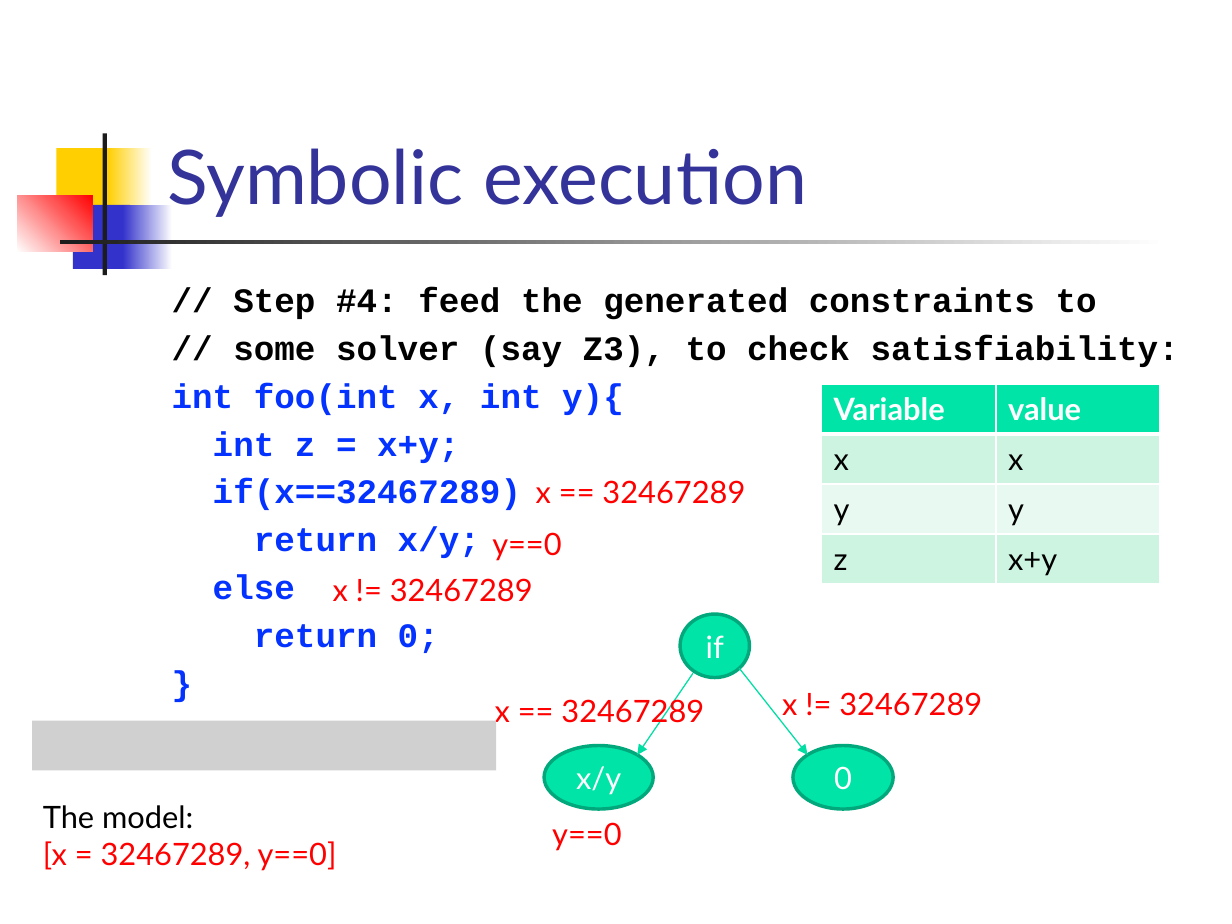
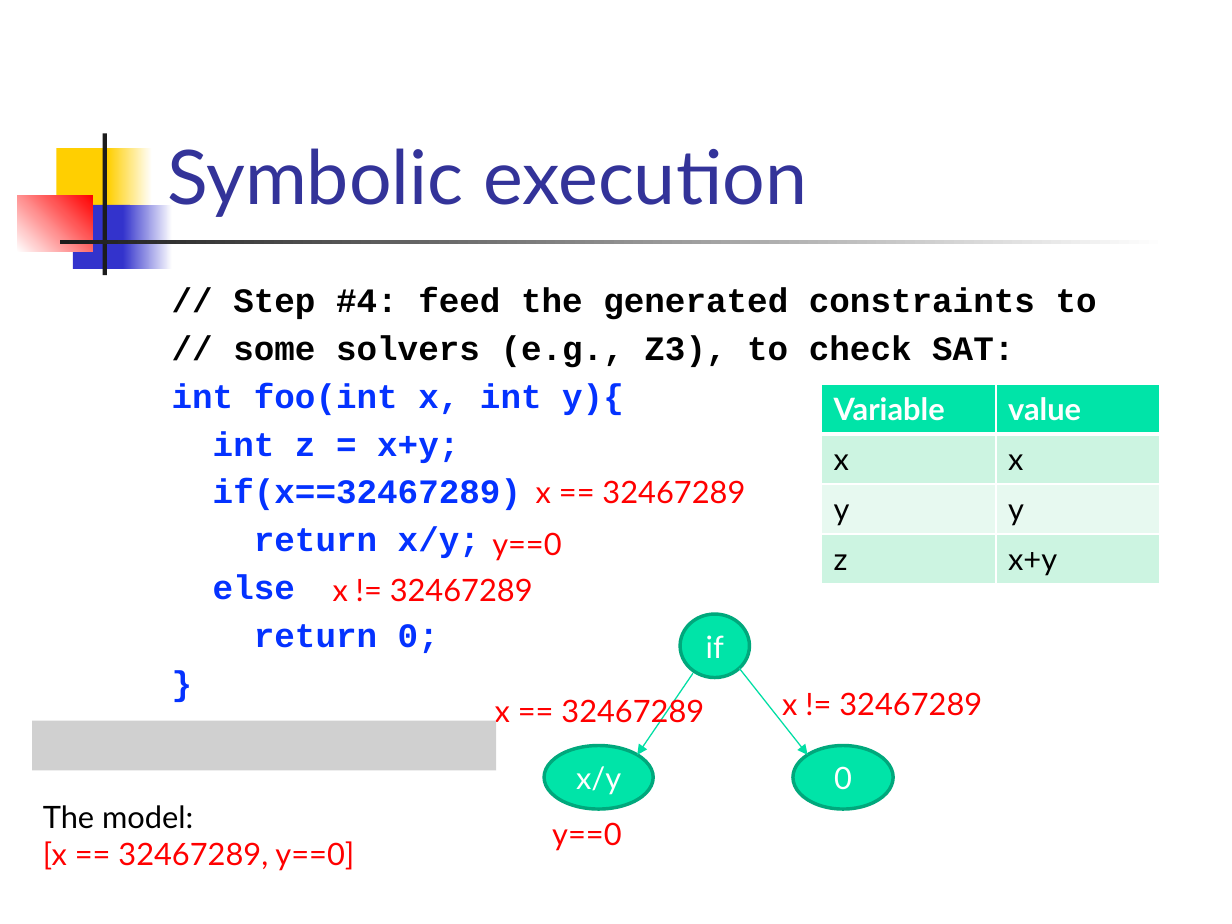
Before and after one commit to csslab-ustc/csslab-ustc.github.io, a slide deck: slide 14 of courses/theory/slides/lec17-symexec.pptx. Drawn at 1232x924 pixels with LibreOffice and Linux fonts; fonts in the diff are those of the drawing; grey boxes stand for pictures. Boxes give left, top, right and bottom in pixels: in the first picture for what was removed or moved away, otherwise in the second. Text is boxed around its words. In the diff, an @@ line names an element or a change of style, - is before the commit and + after.

```diff
--- a/courses/theory/slides/lec17-symexec.pptx
+++ b/courses/theory/slides/lec17-symexec.pptx
@@ text at [233,335,1014,368]: text changed @@
-// some solver (say Z3), to check satisfiability:
+// some solvers (e.g., Z3), to check SAT:
@@ text at [43,841,354,871]: text changed @@
-[x = 32467289, y==0]
+[x == 32467289, y==0]
```
Also in this commit, not shown: 12 other slides changed, 14 slides added.
